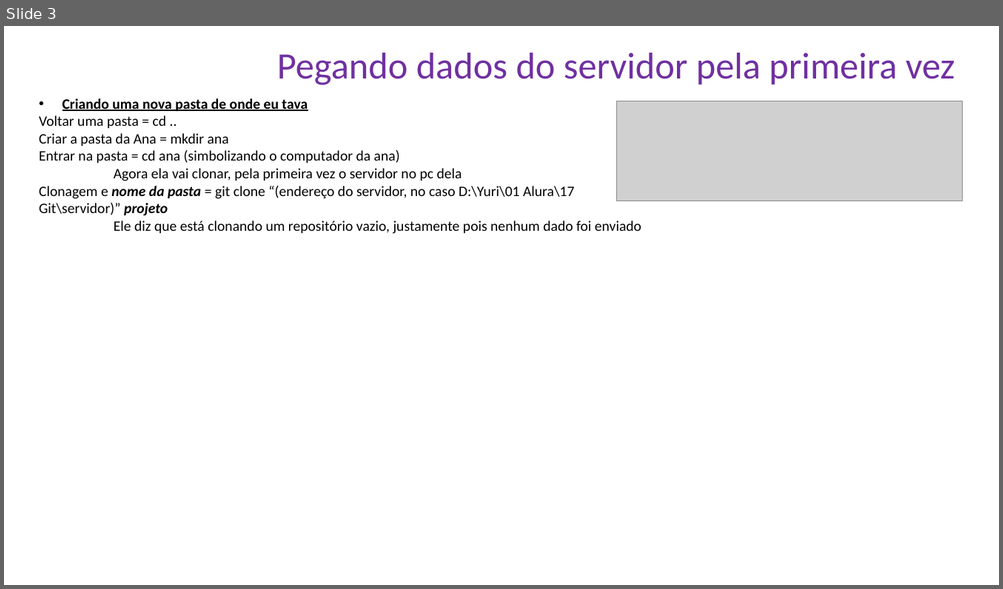
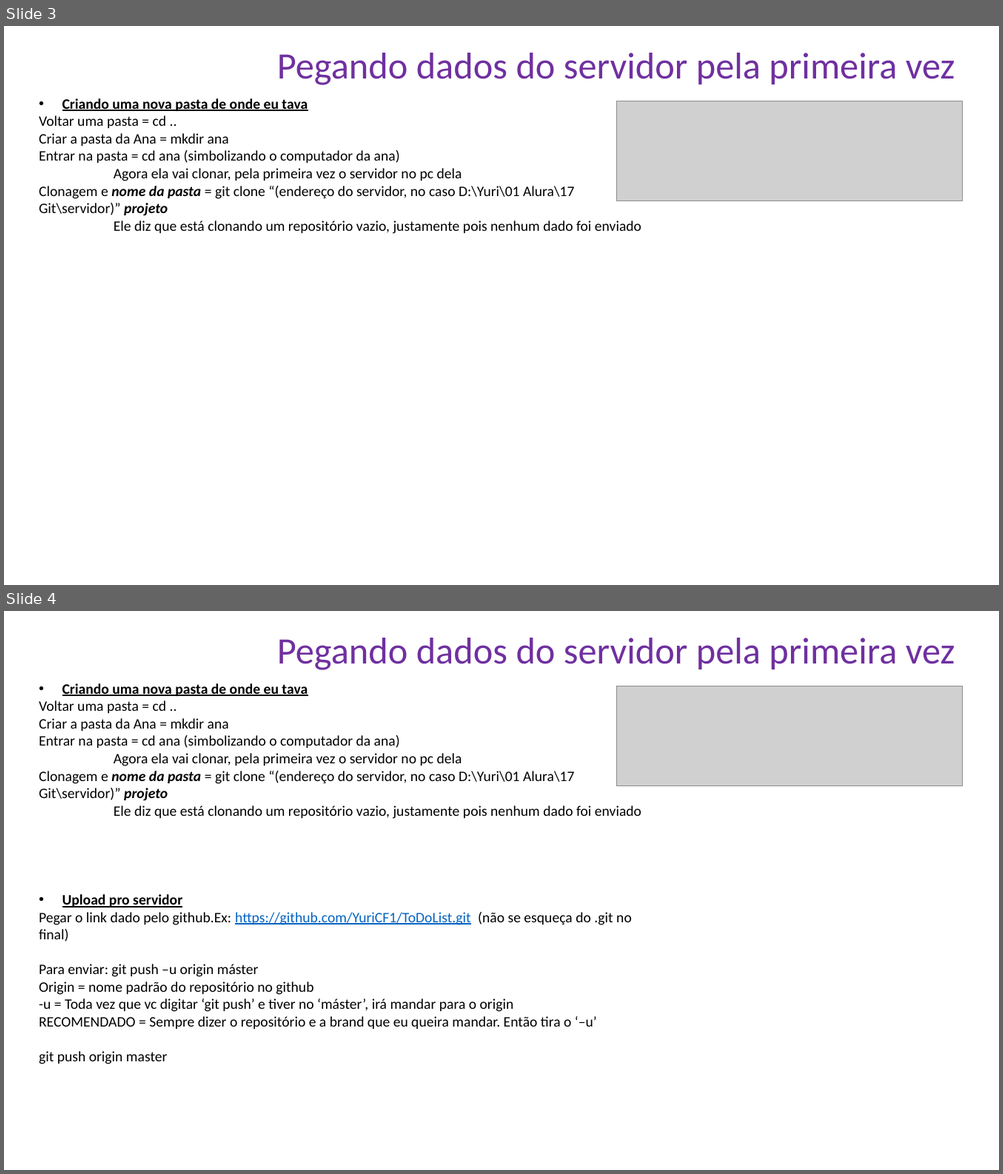
Before and after one commit to YuriCF1/TesteComGit, a slide deck: Atalhos img.pptx. Shown one above the other, each under a label of ours: slide 3 before the commit, slides 3 and 4 after it. The pictures are 1003x589 and 1003x1174 pixels, drawn with LibreOffice and Linux fonts; fonts in the diff are those of the drawing; grey boxes stand for pictures. Boxes give left, top, right and bottom in pixels: in the first picture for what was removed or moved away, otherwise in the second. Text is boxed around its words. In the diff, an @@ line names an element or a change of style, - is before the commit and + after.

Commit message:
Adicionando remotamente do git bash

```diff
--- a/Atalhos img.pptx
+++ b/Atalhos img.pptx
@@ slide 4 added at [4,611,999,1170], background #FFFFFF @@
@@ text added at [277,638,955,670], 36 pt, text #7030A0 @@
+Pegando dados do servidor pela primeira vez
@@ text added at [39,684,641,819], 14 pt, text #000000 @@
+• Criando uma nova pasta de onde eu tava
+Voltar uma pasta = cd ..
+Criar a pasta da Ana = mkdir ana
+Entrar na pasta = cd ana (simbolizando o computador da ana)
+Agora ela vai clonar, pela primeira vez o servidor no pc dela
+Clonagem e nome da pasta = git clone “(endereço do servidor, no caso D:\Yuri\01 Alura\17 Git\servidor)” projeto
+Ele diz que está clonando um repositório vazio, justamente pois nenhum dado foi enviado
@@ picture added at [617,686,963,786] @@
@@ text added at [39,894,632,1065], 14 pt, text #000000 @@
+• Upload pro servidor
+Pegar o link dado pelo github.Ex: https://github.com/YuriCF1/ToDoList.git (não se esqueça do .git no final)
+Para enviar: git push –u origin máster
+Origin = nome padrão do repositório no github
+-u = Toda vez que vc digitar ‘git push’ e tiver no ‘máster’, irá mandar para o origin
+RECOMENDADO = Sempre dizer o repositório e a brand que eu queira mandar. Então tira o ‘–u’
+git push origin master
```
